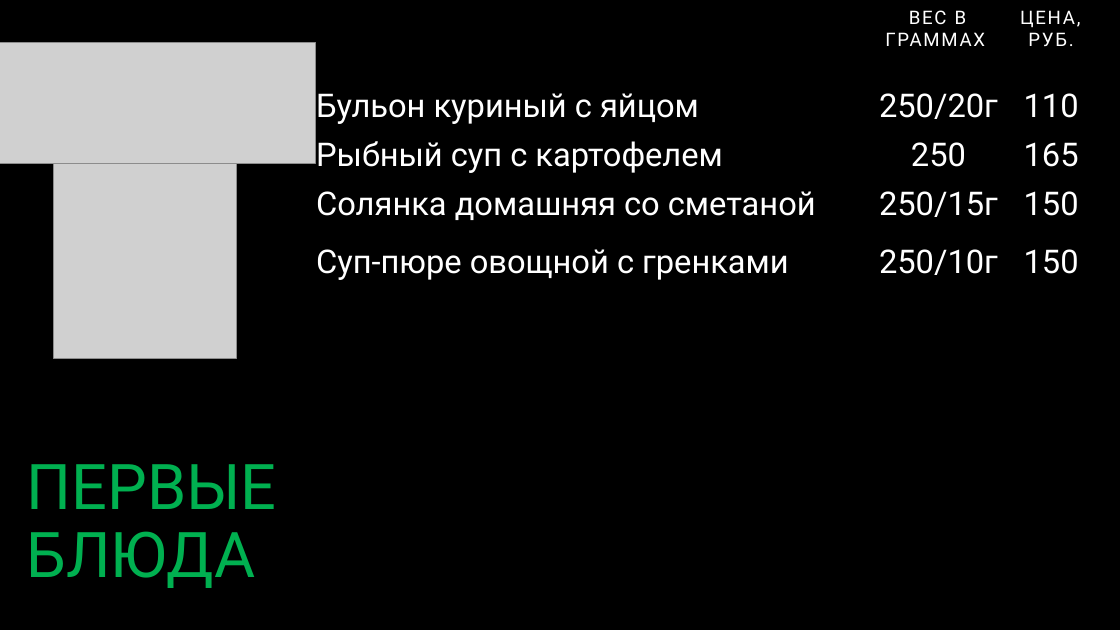
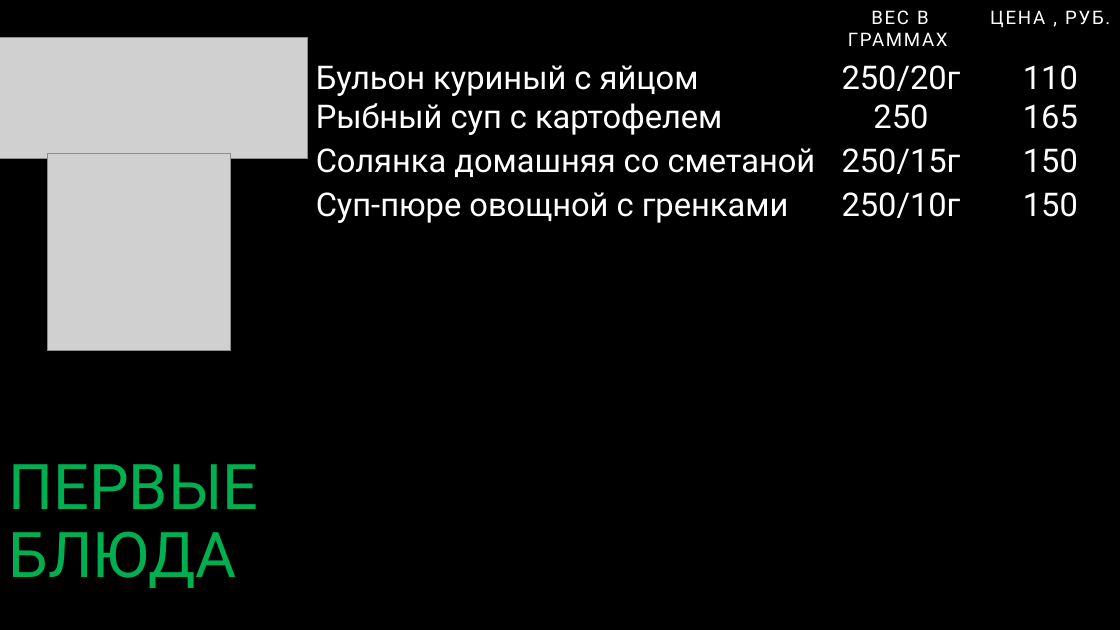
Before and after one commit to Katrinadevlop/Excel_menu, a slide deck: slide 3 of excel_menu_gui/templates/presentation_template.pptx. Drawn at 1120x630 pixels with LibreOffice and Linux fonts; fonts in the diff are those of the drawing; grey boxes stand for pictures; background and template pictures are left out. Boxes give left, top, right and bottom in pixels: in the first picture for what was removed or moved away, otherwise in the second. Text is boxed around its words. In the diff, an @@ line names an element or a change of style, - is before the commit and + after.

```diff
--- a/excel_menu_gui/templates/presentation_template.pptx
+++ b/excel_menu_gui/templates/presentation_template.pptx
@@ table at box(315, 0, 1118, 630) @@
-row 1, column 3: ЦЕНА, РУБ.
+row 1, column 3: ЦЕНА , РУБ.
+row 13:  |  | 
+row 14:  |  | 
+row 15:  |  | 
@@ table: place and size @@
-table at box(315, 0, 1097, 630)
+table at box(315, 0, 1118, 630)
@@ picture: place and size @@
-picture at box(0, 42, 316, 163)
+picture at box(0, 38, 308, 159)
@@ picture: place and size @@
-picture at box(54, 161, 237, 359)
+picture at box(48, 153, 231, 350)
@@ text "ПЕРВЫЕ БЛЮДА": place and size @@
-text "ПЕРВЫЕ БЛЮДА" at box(27, 464, 277, 588)
+text "ПЕРВЫЕ БЛЮДА" at box(8, 464, 258, 588)
```
Also in this commit, not shown: 5 other slides changed, 1 slide added, 1 slide removed, 26 other files.
